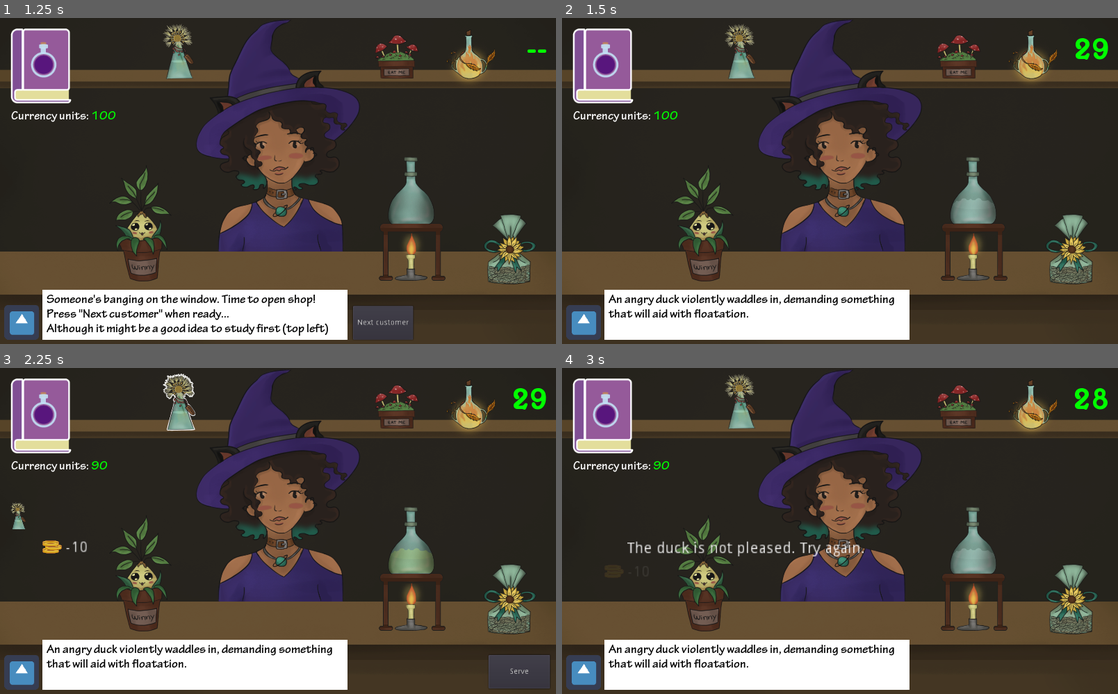
Above: before the commit, frames 1-4 (two rows, left to right).
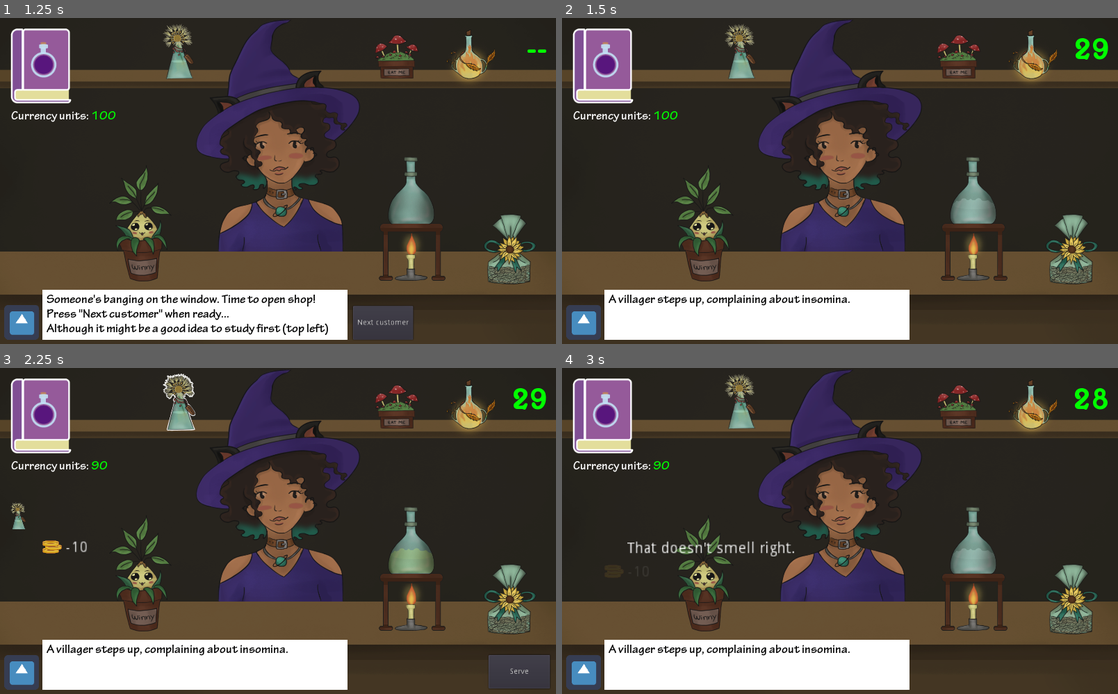
Above: after the commit, the same moments.

Repository: organicpencil/godot-wild-3
Game: Godot game, scene res://start.tscn
Same seed, same stepped clock (60 frames per second), same inputs: the game is played once before the commit and once after it. The engine's default icon, where the game draws it, is replaced by a stand-in: a white triangle on a blue panel in a dark square.
Inputs (mouse positions are in pixels of both pictures, inside the frame that each line leads up to):
- Up to frame 1 (1.25 s): click "Begin" at 0.5 s
- Up to frame 2 (1.5 s): click "Next customer" at 1.25 s
- Up to frame 3 (2.25 s): click (177, 400) at 2.02 s
- Up to frame 4 (3 s): click "Serve" at 2.75 s

Frame 1 is identical in both runs. In frame 2, 1.0% of the frame differs, in the area x 8-60%, y 84-92%; in frame 3, 1.0%; in frame 4, 1.7%, in the area x 8-60%, y 53-92%.

Commit message:
Add orders

Diff:
--- a/project/orders.gd
+++ b/project/orders.gd
@@ -8,7 +8,6 @@
     return
 
 $Label.text = order['message']
-$TextureRect.texture = orders['face'] # Face can be null, should probably handle that
 
 for ingredient in order['ingredients']:
     match ingredient:
@@ -25,6 +24,60 @@
 var current_order = 0
 
 func _init():
+	normal_orders()
+	#alternative_orders()
+
+func normal_orders():
+	orders.append({	'message': "A villager steps up, complaining about insomina.",
+					'ingredients': [Global.ING_MANDRAKE],
+					'good_message': "Excellent!", # Could use a generic message instead
+					'bad_message': "That doesn't smell right.", # Could use a generic message instead
+					'fail_message': "The villager walks out. \"I'll just live with it.\"" # Could use a generic message instead
+					})
+
+	orders.append({	'message': "A distressed young person is worried their lover has turned into a frog.",
+					'ingredients': [Global.ING_FEATHER],
+					'good_message': "Excellent!", # Could use a generic message instead
+					'bad_message': "It didn't work.", # Could use a generic message instead
+					'fail_message': "The frog wriggles free and makes a daring jump for the window." # Could use a generic message instead
+					})
+
+	orders.append({	'message': "An elderly person enters the shop, seeking youth and good health.",
+					'ingredients': [Global.ING_DANDELION, Global.ING_MANDRAKE],
+					'good_message': "Excellent!", # Could use a generic message instead
+					'bad_message': "Nope, that just made it worse.", # Could use a generic message instead
+					'fail_message': "The client leaves, dissatisfied." # Could use a generic message instead
+					})
+
+	orders.append({	'message': "A local ranger asks you to poison some arrows.",
+					'ingredients': [Global.ING_MANDRAKE, Global.ING_MUSHROOM],
+					'good_message': "Excellent!", # Could use a generic message instead
+					'bad_message': "That doesn't smell right.", # Could use a generic message instead
+					'fail_message': "The ranger leaves before you can finish." # Could use a generic message instead
+					})
+
+	orders.append({	'message': "A local warrior requires a strength and resistance boost for an upcoming dragon-slaying event.",
+					'ingredients': [Global.ING_FEATHER, Global.ING_DANDELION],
+					'good_message': "Excellent!", # Could use a generic message instead
+					'bad_message': "That doesn't smell right.", # Could use a generic message instead
+					'fail_message': "The warrior leaves before you can finish." # Could use a generic message instead
+					})
+
+	orders.append({	'message': "A worried person tells you their mother is suffering from hypothermia.",
+					'ingredients': [Global.ING_SUNFLOWERSEED, Global.ING_MANDRAKE],
+					'good_message': "Excellent!", # Could use a generic message instead
+					'bad_message': "That doesn't smell right.", # Could use a generic message instead
+					'fail_message': "The person walks out. \"I'll just take her to the doctor.\"" # Could use a generic message instead
+					})
+
+	orders.append({	'message': "A local druid wants to tame a baby dragon and needs to make sure it won't attack in the process.",
+					'ingredients': [Global.ING_DANDELION, Global.ING_SUNFLOWERSEED],
+					'good_message': "Excellent!", # Could use a generic message instead
+					'bad_message': "That doesn't smell right.", # Could use a generic message instead
+					'fail_message': "The druid walks out, grasping is club. \"Look's like I'll have to do this the old-fashioned way.\"" # Could use a generic message instead
+					})
+
+func alternative_orders():
 	orders.append({	'message': "An angry duck violently waddles in, demanding something that will aid with floatation.",
 					'ingredients': [Global.ING_DANDELION, Global.ING_SUNFLOWERSEED],
 					'good_message': "Excellent!", # Could use a generic message instead
@@ -38,23 +91,6 @@
 				'bad_message': "What? No! Something *else*", # Could use a generic message instead
 				'fail_message': "The cops show up and take the rat before you can finish." # Could use a generic message instead
 				})
-
-"""
-	register_order("A local farmer needs help with a termite problem.", [Global.ING_MUSHROOM])#, "res://faces/farmer.png")
-	register_order("An angry duck violently charges in, demanding something that will help it float.", [Global.ING_DANDELION, Global.ING_SUNFLOWERSEED]) # Face is optional
-
-func register_order(message : String, ingredients : Array, face=null):
-	var order = {}
-	order['message'] = message
-	#order['message_key'] = message_key # Translations
-	order['ingredients'] = ingredients
-	if face:
-		order['face'] = load(face)
-	else:
-		order['face'] = null
-
-	orders.append(order)
-"""
 
 func get_next_order():
 	"""
